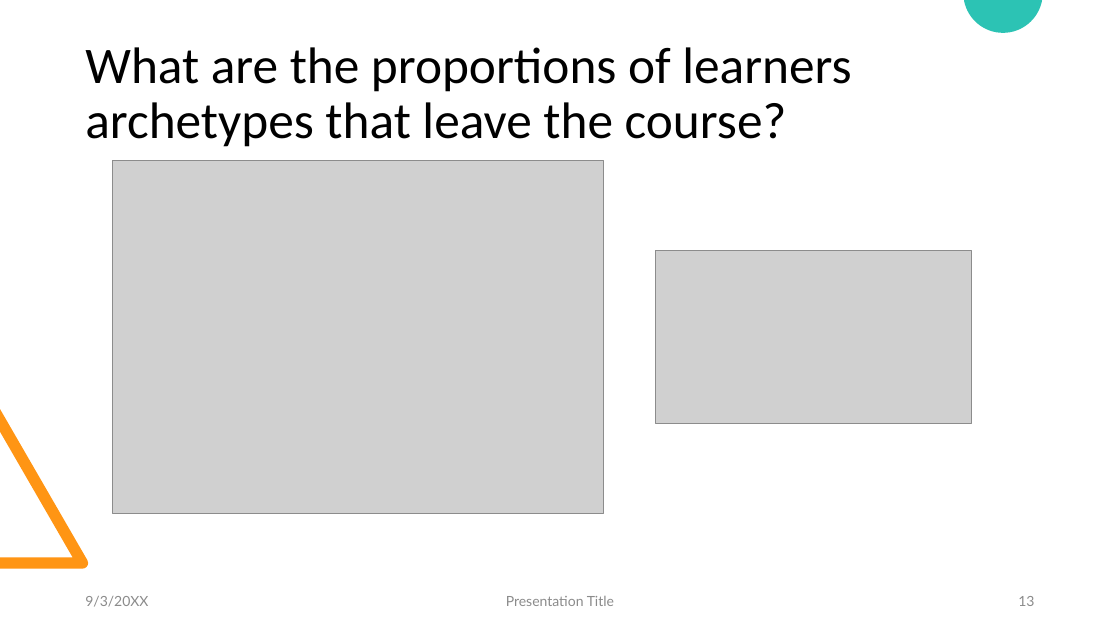
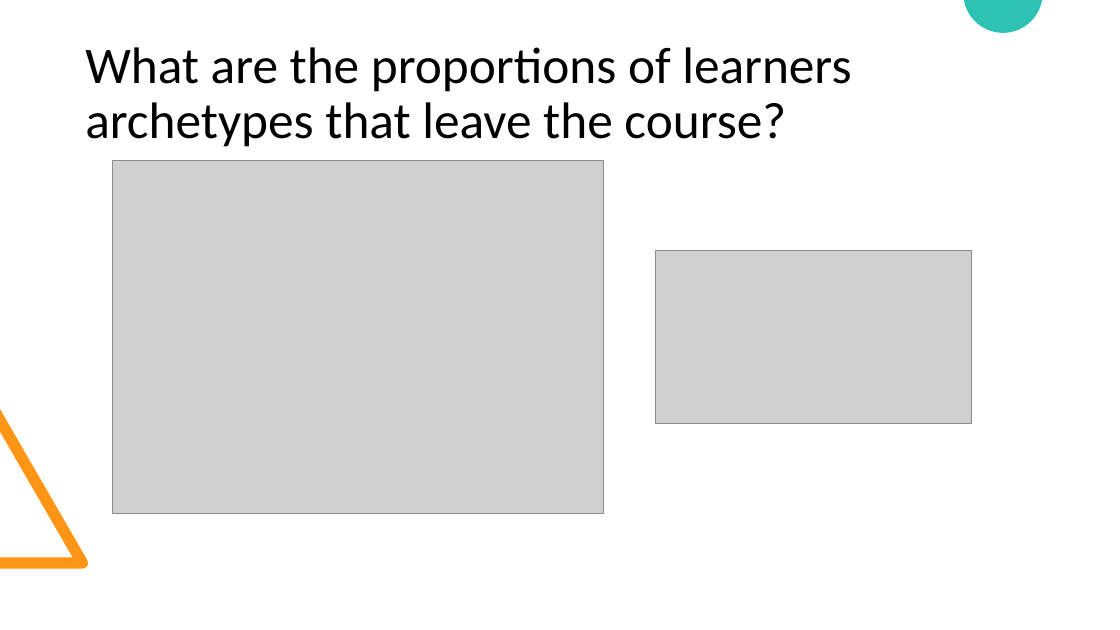
Before and after one commit to gmedina-mx/cs8631-datamngmt-ncl-final-assignment, a slide deck: slide 13 of reports/presentation.pptx. Drawn at 1120x630 pixels with LibreOffice and Linux fonts; fonts in the diff are those of the drawing; grey boxes stand for pictures. Boxes give left, top, right and bottom in pixels: in the first picture for what was removed or moved away, otherwise in the second. Text is boxed around its words. In the diff, an @@ line names an element or a change of style, - is before the commit and + after.

```diff
--- a/reports/presentation.pptx
+++ b/reports/presentation.pptx
@@ text removed at (x1=85, y1=596, x2=148, y2=607) @@
-9/3/20XX
@@ text removed at (x1=506, y1=596, x2=614, y2=606) @@
-Presentation Title
@@ page number removed at (x1=1018, y1=596, x2=1034, y2=606) @@
-13
```
Also in this commit, not shown: 10 other slides changed, 2 slides added, 2 slides removed, 1 other file.
